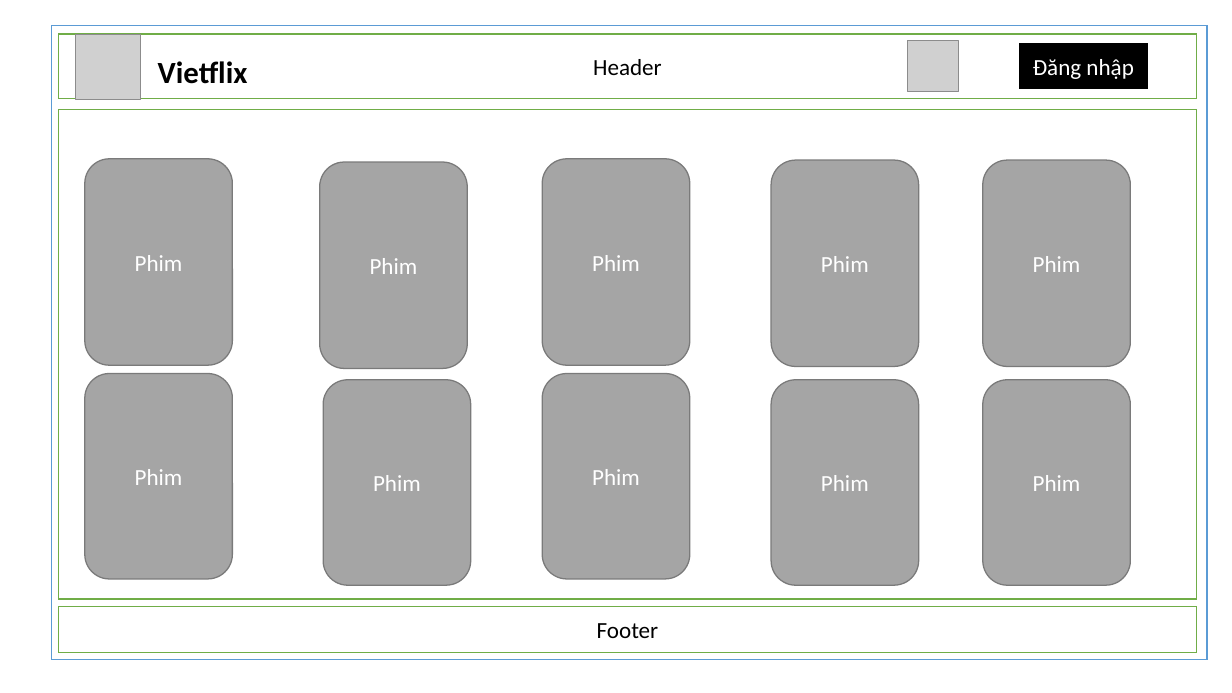
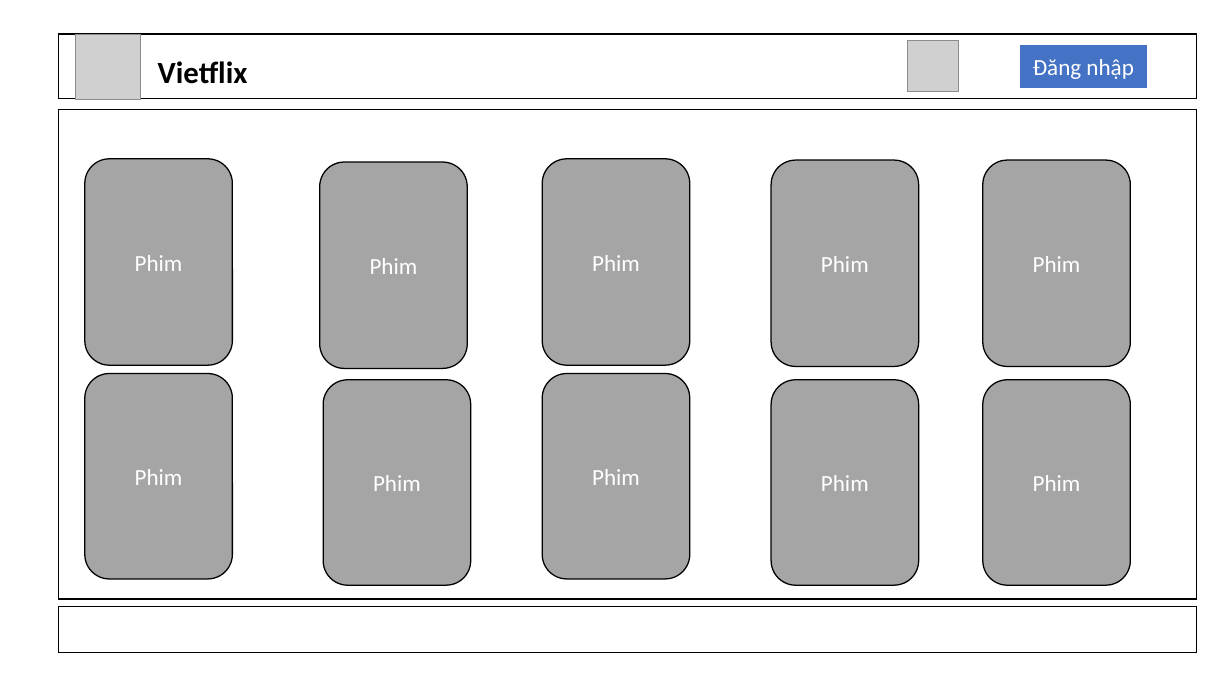
Before and after one commit to namnguyenbk/grad-thesis, a slide deck: slide 1 of Mockup-UI.pptx. Drawn at 1232x693 pixels with LibreOffice and Linux fonts; fonts in the diff are those of the drawing; grey boxes stand for pictures. Boxes give left, top, right and bottom in pixels: in the first picture for what was removed or moved away, otherwise in the second. Text is boxed around its words. In the diff, an @@ line names an element or a change of style, - is before the commit and + after.

```diff
--- a/Mockup-UI.pptx
+++ b/Mockup-UI.pptx
@@ rectangle at (x1=52, y1=26, x2=1208, y2=660): outline #5B9BD5 1 pt to #FFFFFF 1 pt @@
@@ text in rectangle at (x1=593, y1=59, x2=662, y2=75): text removed @@
-Header
@@ rectangle "Đăng nhập" at (x1=1019, y1=44, x2=1147, y2=89): fill #000000 to #4472C4; outline #000000 1 pt to #FFFFFF 1 pt @@
@@ outline #7A7A7A 1 pt to #000000 1 pt in 10 elements at (x1=85, y1=159, x2=233, y2=365), (x1=543, y1=159, x2=690, y2=365), (x1=320, y1=162, x2=468, y2=368), (x1=772, y1=160, x2=920, y2=366), (x1=772, y1=380, x2=920, y2=585), (x1=543, y1=373, x2=690, y2=579), (x1=323, y1=380, x2=471, y2=585), (x1=85, y1=373, x2=233, y2=579), (x1=983, y1=160, x2=1131, y2=366), (x1=983, y1=380, x2=1131, y2=585) @@
@@ outline #70AD47 1 pt to #000000 1 pt in 3 elements at (x1=58, y1=110, x2=1197, y2=600), (x1=58, y1=34, x2=1197, y2=99), (x1=58, y1=606, x2=1197, y2=653) @@
@@ text in rectangle at (x1=597, y1=623, x2=659, y2=638): text removed @@
-Footer
```
Also in this commit, not shown: 29 slides added, 1 slide removed, 9 other files.
